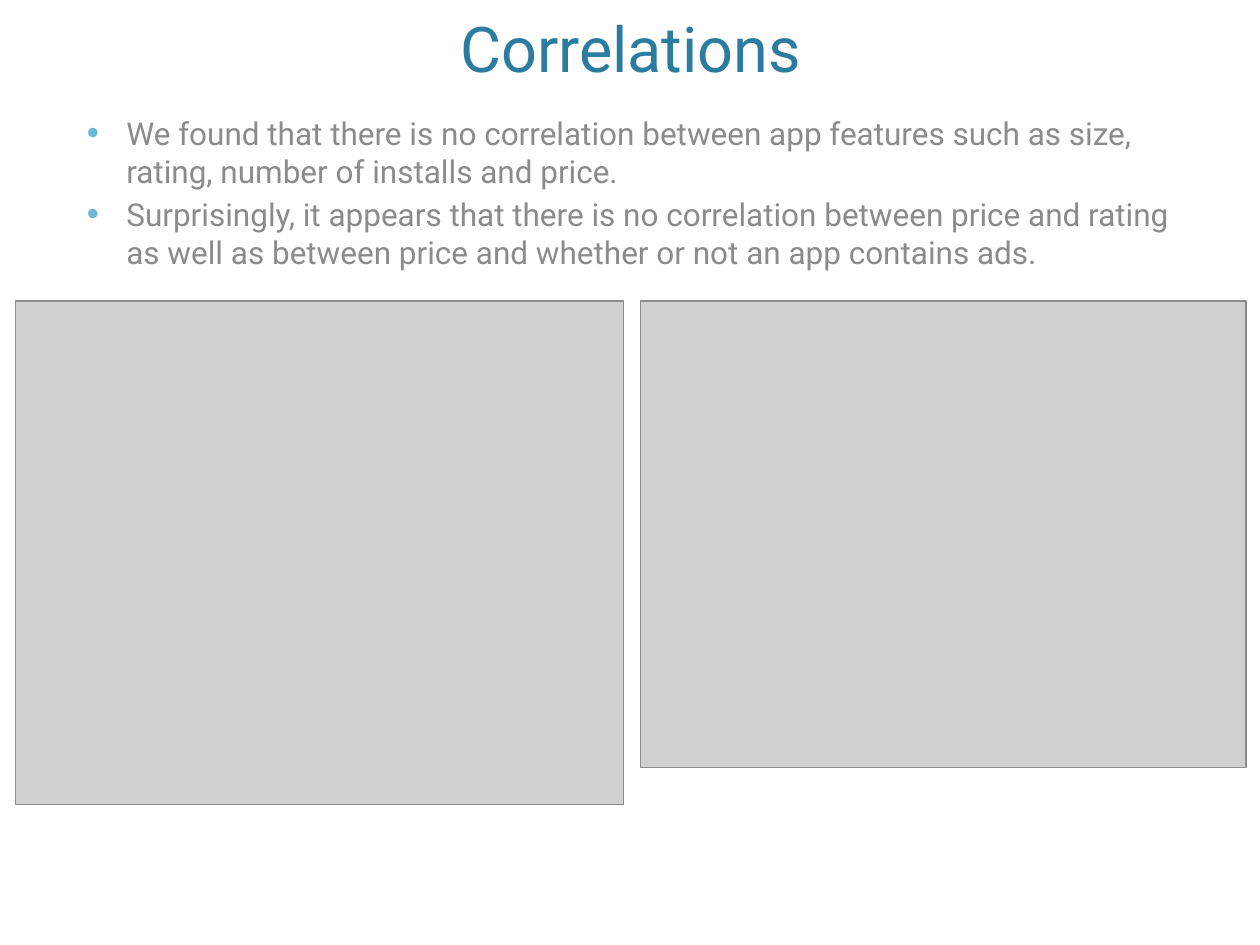
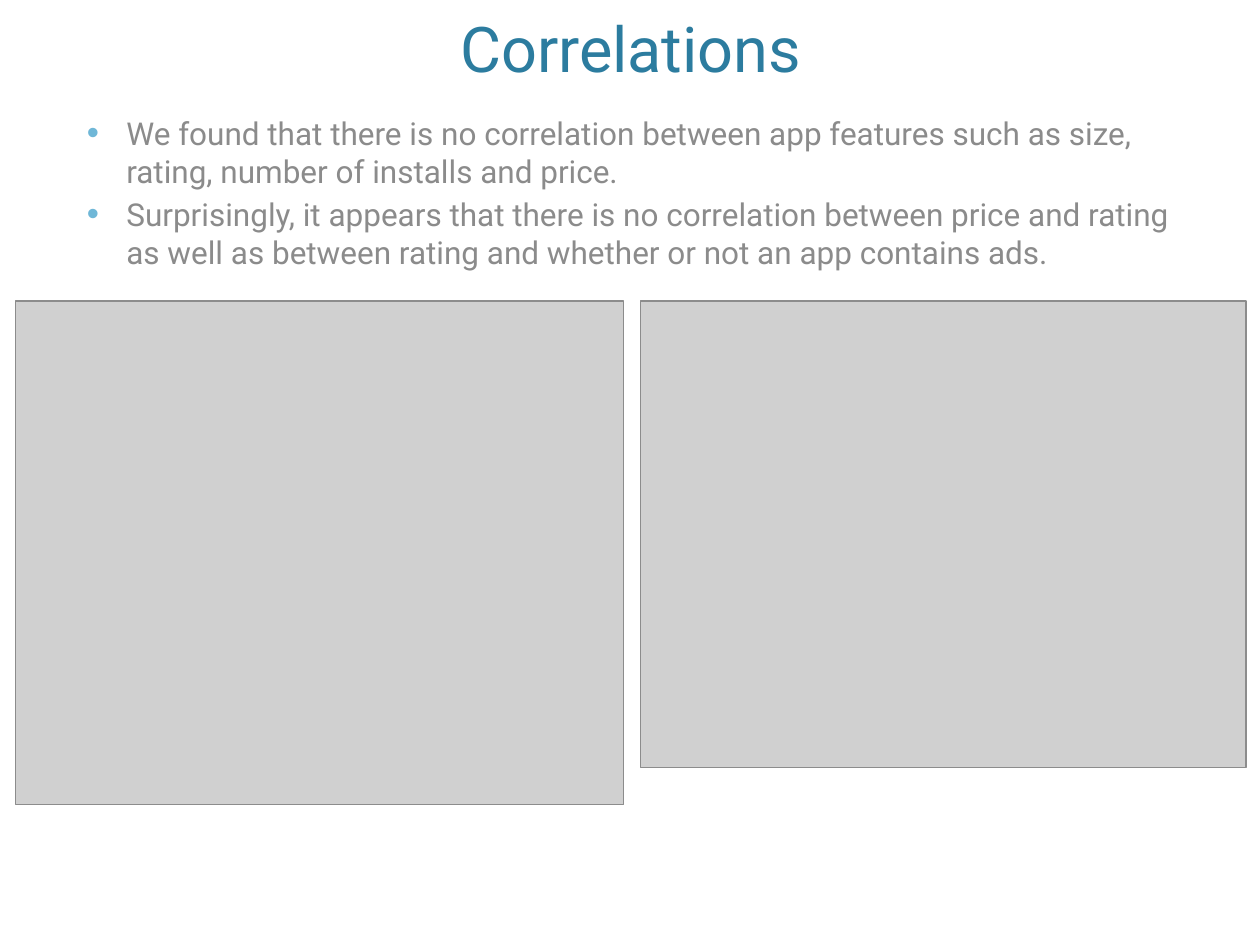
Before and after one commit to ynorenko/web-scraping, a slide deck: slide 14 of Scraping Project .pptx. Drawn at 1260x945 pixels with LibreOffice and Linux fonts; fonts in the diff are those of the drawing; grey boxes stand for pictures; background and template pictures are left out. Boxes give left, top, right and bottom in pixels: in the first picture for what was removed or moved away, otherwise in the second. Text is boxed around its words. In the diff, an @@ line names an element or a change of style, - is before the commit and + after.

Commit message:
ppt

```diff
--- a/Scraping Project .pptx
+++ b/Scraping Project .pptx
@@ text at box(126, 202, 1168, 271): text changed @@
-• Surprisingly, it appears that there is no correlation between price and rating as well as between price and whether or not an app contains ads.
+• Surprisingly, it appears that there is no correlation between price and rating as well as between rating and whether or not an app contains ads.
```
